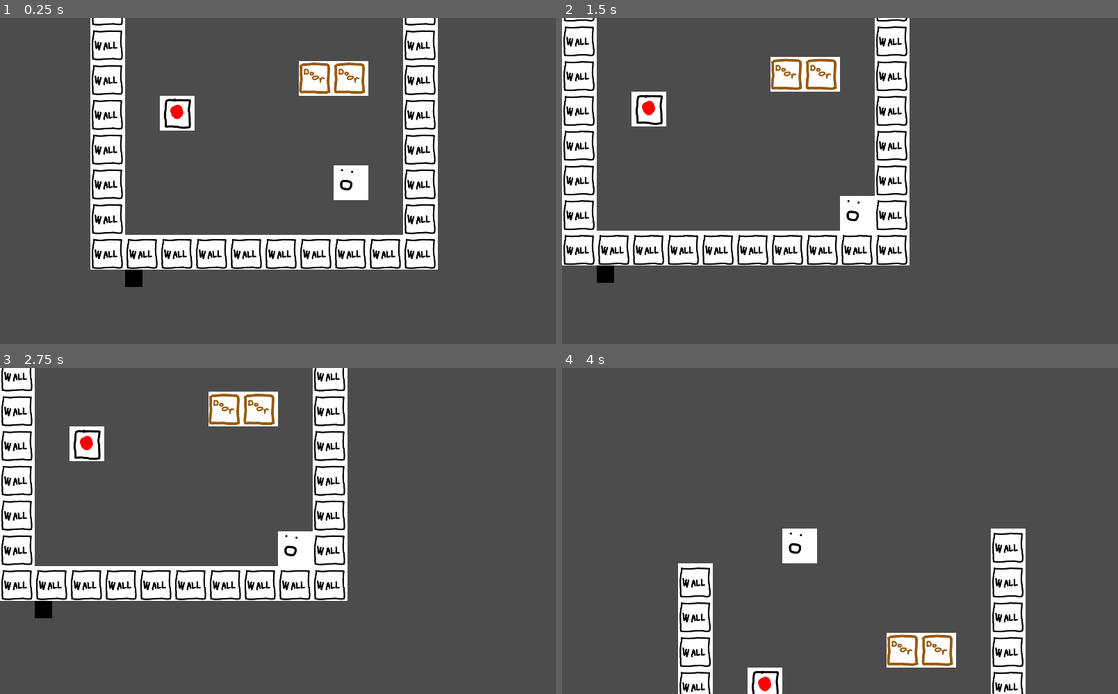
Above: before the commit, frames 1-4 (two rows, left to right).
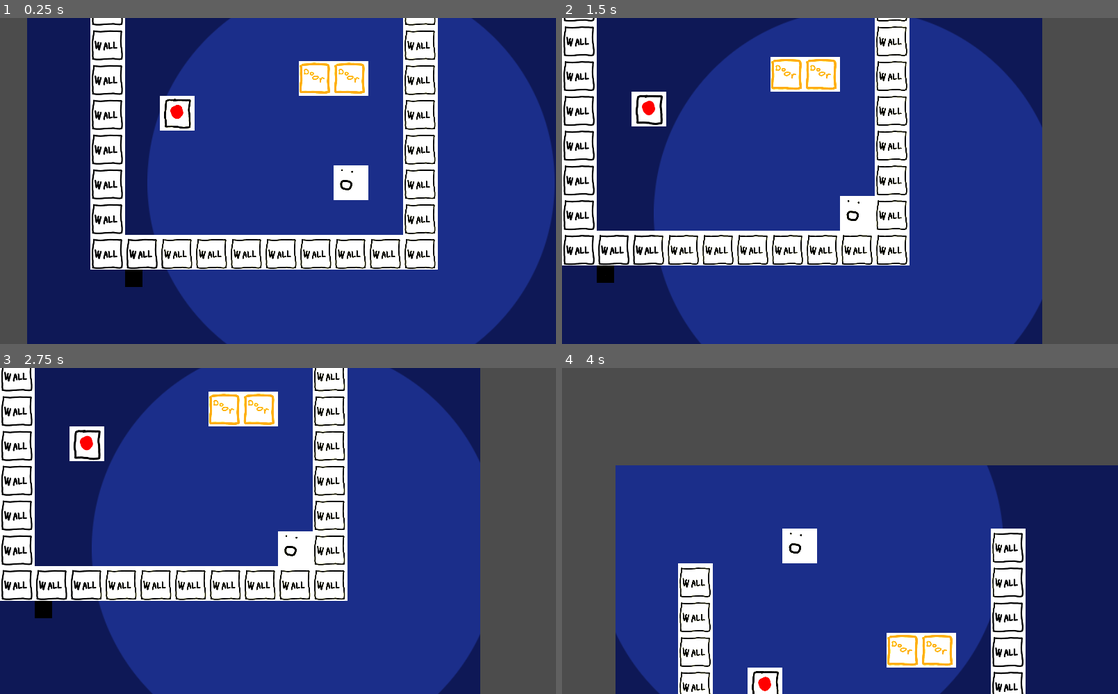
Above: after the commit, the same moments.

Repository: johnfn/LD50
Game: Godot game, scene res://MainScene.tscn
Two runs of this game, one before a commit and one after it. Both use one fixed random seed, a clock stepped at 60 frames per second and the inputs below.
Inputs:
- Up to frame 1 (0.25 s): no input
- Up to frame 2 (1.5 s): hold Right (ui_right) 0.53-1.28 s; tap X (advance_dialog) at 0.6, 1.35 s; hold Down (ui_down) from 1.28 s (still down)
- Up to frame 3 (2.75 s): release Down (ui_down) at 2.03 s; hold Right (ui_right) from 2.03 s (still down); tap X (advance_dialog) at 2.1 s
- Up to frame 4 (4 s): tap Enter at 2.75 s; release Right (ui_right) at 2.78 s; hold Up (ui_up) 2.78-3.53 s; tap X (advance_dialog) at 2.85, 3.6 s; hold Left (ui_left) from 3.53 s (still down)

The runs differ from the first frame. In frame 1, 79% of the frame differs, in the area x 4-100%, y 0-100%; in frame 2, 70%; in frame 3, 71%; in frame 4, 56%.

Commit message:
some light stuff

Diff:
--- a/MainScene.tscn
+++ b/MainScene.tscn
@@ -10,8 +10,15 @@
 [ext_resource path="res://SwitchAndDoor.tscn" type="PackedScene" id=8]
 [ext_resource path="res://DialogTrigger.tscn" type="PackedScene" id=9]
 [ext_resource path="res://Dialog.tscn" type="PackedScene" id=10]
+[ext_resource path="res://Assets/PlayerLightCircle.png" type="Texture" id=11]
+[ext_resource path="res://assets/Background.png" type="Texture" id=12]
 
 [node name="Root" type="Node2D"]
+
+[node name="Background" type="Sprite" parent="."]
+position = Vector2( 768, -256 )
+scale = Vector2( 4, 4 )
+texture = ExtResource( 12 )
 
 [node name="ShadowSpawner" type="Node2D" parent="."]
 script = ExtResource( 4 )
@@ -125,6 +132,13 @@
 [node name="Dialog" parent="Player" instance=ExtResource( 10 )]
 visible = false
 
+[node name="Light2D" type="Light2D" parent="Player"]
+position = Vector2( 64, 64 )
+scale = Vector2( 3, 3 )
+texture = ExtResource( 11 )
+color = Color( 0.921569, 0.92549, 0.607843, 1 )
+shadow_enabled = true
+
 [node name="Camera" type="Camera2D" parent="."]
 current = true
 zoom = Vector2( 2, 2 )
Not shown: 1 places in MainScene.tscn that only renumber resources
Binary file added: assets/Background.png
Not shown, added: assets/Background.png.import
Binary file added: assets/PlayerLightCircle.png
Not shown, added: assets/PlayerLightCircle.png.import
Not shown, changed: assets/testtilemap.tmx.import
Not shown, added: audio/sfx/light torch.mp3.import
Not shown, added: audio/sfx/statue slide.mp3.import
Not shown, added: audio/sfx/statue smash.mp3.import
Not shown, added: audio/sfx/wind (not reaaally a loop).mp3.import
